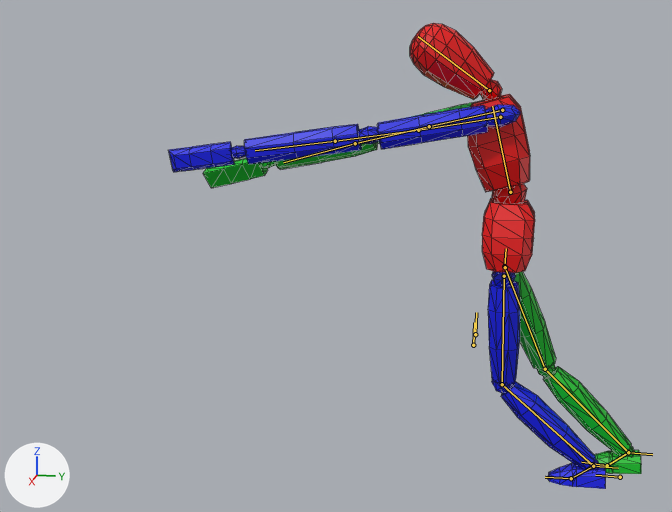
The glTF model Resources/Models/monster.glb: old version first, new version second.
Rendered twice from a 50 mm camera at (3.0, -0.37, 1.47) aimed at (0.03, -0.97, 0.73). The axes (+X, +Y, +Z) are drawn at lower left. The lights are the same throughout. Both versions are drawn at frame 24 of the action 'Kill'; the numbers are the values there. The bones that bend it are drawn over the model as lines. Mesh edges are drawn as thin lines.
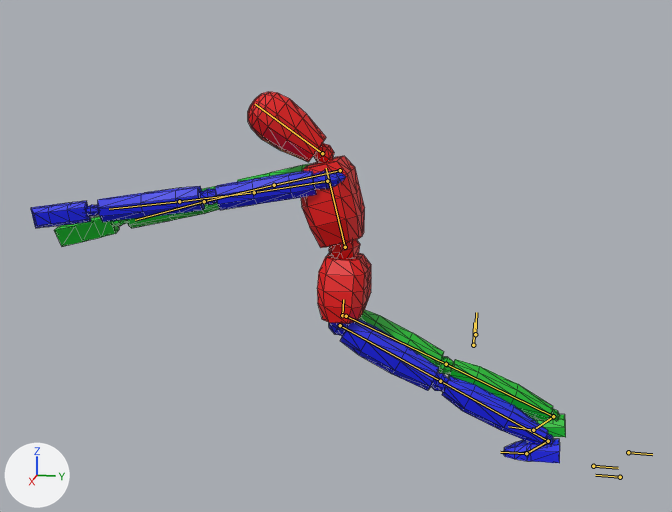
What the commit changed:
Bone 'Hip' (bone_hip) moves from (0.039, -0.142, 0.412) to (-0.019, -0.36, 0.953).
Bone 'Upper Arm.L' (bone_upper_arm_l) moves from (0.0, 0.0, 0.0) to (0.006, -0.034, 0.006).
Bone 'Upper Arm.R' (bone_upper_arm_r) moves from (0.0, 0.0, 0.0) to (0.0, -0.023, -0.001).
Bone 'Lower Arm.R' (bone_lower_arm_r) turns from (0, 0, 0) to (5, 10, 9) degrees about its own x, y and z.
Bone 'Upper Leg.L' (bone_upper_leg_l) turns from (-4, 6, -7) to (66, -177, -3) degrees about its own x, y and z.
Bone 'Lower Leg.L' (bone_lower_leg_l) turns from (-46, 0, 0) to (2, 0, 0) degrees about its own x, y and z.
Bone 'Foot.L' (bone_foot_l) turns from (46, -6, 7) to (-8, 1, -176) degrees about its own x, y and z.
Bone 'Upper Leg.R' (bone_upper_leg_r) turns from (-25, 5, -7) to (70, -178, -4) degrees about its own x, y and z.
Bone 'Lower Leg.R' (bone_lower_leg_r) turns from (-21, 0, 0) to (3, 0, 0) degrees about its own x, y and z.
Bone 'Foot.R' (bone_foot_r) turns from (39, -4, 8) to (-8, 2, -176) degrees about its own x, y and z.

What differs and where, as boxes (x1, y1, x2, y2) in the pictures (672 x 512 px):
'Cube', posed (13% wider, 20% shorter)
    before: (169, 23, 641, 489)
    after: (31, 92, 566, 463)
bone 'Hip', root to tip
    before: (504, 266) to (506, 248)
    after: (342, 315) to (343, 299)
bone 'Upper Arm.L', root to tip
    before: (500, 117) to (418, 130)
    after: (327, 181) to (254, 192)
bone 'Upper Arm.R', root to tip
    before: (502, 110) to (429, 126)
    after: (340, 170) to (274, 185)
bone 'Lower Arm.R', root to tip
    before: (429, 126) to (355, 143)
    after: (274, 185) to (204, 201)
bone 'Upper Leg.L', root to tip
    before: (504, 276) to (502, 384)
    after: (340, 325) to (440, 381)
bone 'Lower Leg.L', root to tip
    before: (502, 384) to (593, 466)
    after: (440, 381) to (548, 441)
bone 'Foot.L', root to tip
    before: (593, 466) to (571, 478)
    after: (548, 441) to (526, 453)
bone 'Upper Leg.R', root to tip
    before: (505, 267) to (545, 369)
    after: (346, 316) to (446, 364)
bone 'Lower Leg.R', root to tip
    before: (545, 369) to (628, 452)
    after: (446, 364) to (553, 416)
bone 'Foot.R', root to tip
    before: (628, 452) to (607, 465)
    after: (553, 416) to (533, 430)
